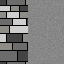
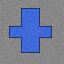
Two versions of the same layered image (64×64). Layer-by-layer changes:
showed "Layer 11", painted on it over [0, 0, 64, 64]
